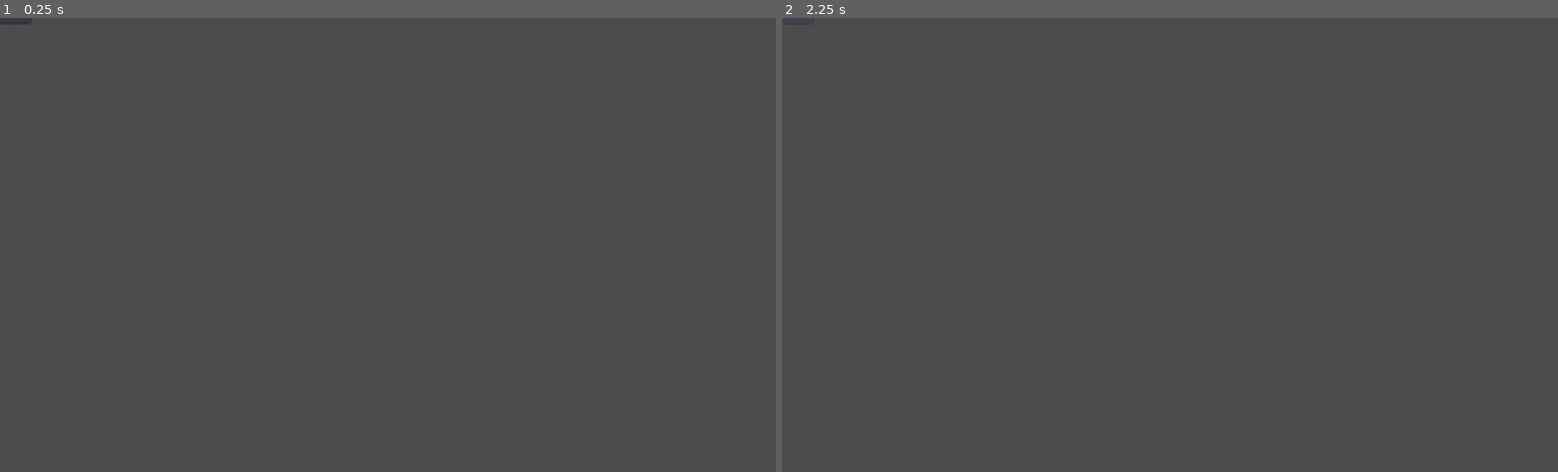
Above: before the commit, frames 1-2 (left to right).
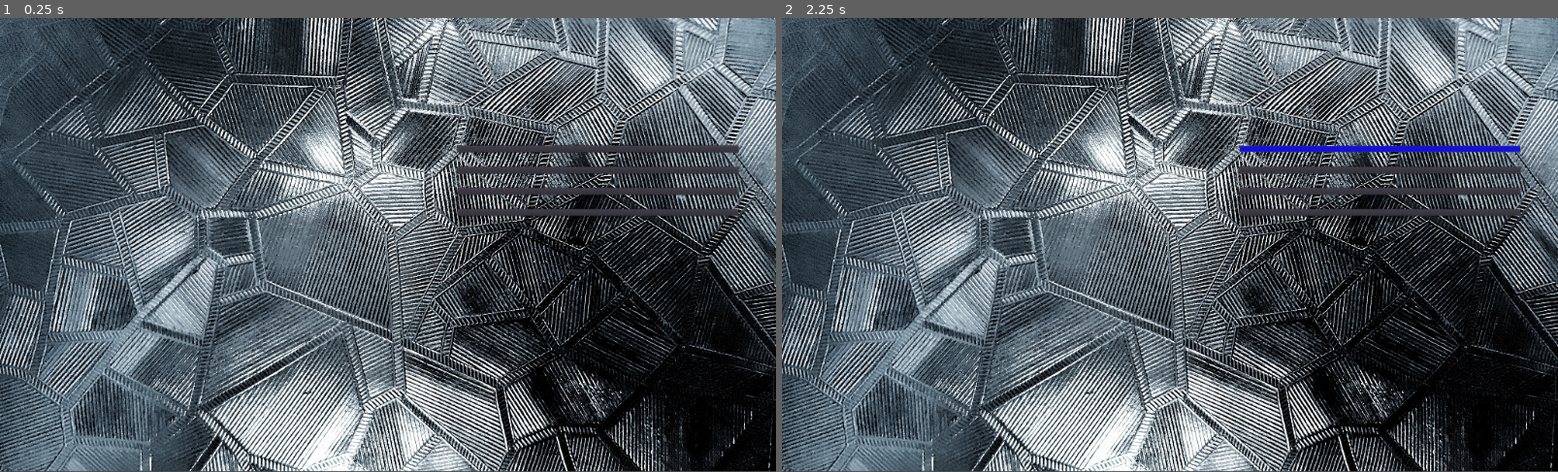
Above: after the commit, the same moments.

Repository: jlrm01-uni/PlatformerGame
Game: Godot game, scene res://main.tscn
Same seed, same stepped clock (60 frames per second), same inputs: the game is played once before the commit and once after it.
Inputs (mouse positions are in pixels of both pictures, inside the frame that each line leads up to):
- Up to frame 1 (0.25 s): no input
- Up to frame 2 (2.25 s): click (1379, 172) at 0.5 s, where only the run after the commit has a clickable "Load"; click (1379, 190) at 1.25 s, where only the run after the commit has a clickable "Settings"; click "Play" at 2 s

The runs differ from the first frame. In frame 1, 83% of the frame differs, in the area x 0-100%, y 0-100%; in frame 2, 83%.

Commit message:
Organized the menu better. Added a background.

Diff:
--- a/ingsat_100_pixels.tres
+++ b/ingsat_100_pixels.tres
@@ -3,7 +3,7 @@
 [ext_resource path="res://ingsat_dynamic_data.tres" type="DynamicFontData" id=1]
 
 [resource]
-size = 100
+size = 50
 outline_size = 2
 outline_color = Color( 0.905882, 0.188235, 0.188235, 1 )
 use_mipmaps = true
--- a/main.tscn
+++ b/main.tscn
@@ -1,6 +1,10 @@
-[gd_scene load_steps=2 format=2]
+[gd_scene load_steps=4 format=2]
 
 [ext_resource path="res://ingsat_100_pixels.tres" type="DynamicFont" id=1]
+[ext_resource path="res://artur-voznenko-CoE80lvP410-unsplash.jpg" type="Texture" id=2]
+
+[sub_resource type="StyleBoxFlat" id=1]
+bg_color = Color( 0.0901961, 0.0627451, 0.839216, 1 )
 
 [node name="main" type="Control"]
 anchor_right = 1.0
@@ -8,12 +12,52 @@
 margin_top = -1.0
 margin_bottom = -1.0
 
-[node name="VBoxContainer" type="VBoxContainer" parent="."]
-margin_right = 40.0
-margin_bottom = 40.0
+[node name="Background" type="TextureRect" parent="."]
+anchor_right = 1.0
+anchor_bottom = 1.0
+texture = ExtResource( 2 )
+expand = true
+stretch_mode = 7
 
-[node name="Button" type="Button" parent="VBoxContainer"]
-margin_right = 369.0
-margin_bottom = 152.0
+[node name="MarginContainer" type="MarginContainer" parent="."]
+anchor_left = 1.0
+anchor_top = 1.0
+anchor_right = 1.0
+anchor_bottom = 1.0
+margin_left = -420.0
+margin_top = -430.0
+custom_constants/margin_right = 50
+custom_constants/margin_bottom = 50
+
+[node name="VBoxContainer" type="VBoxContainer" parent="MarginContainer"]
+margin_right = 370.0
+margin_bottom = 380.0
+custom_constants/separation = 20
+
+[node name="PlayButton" type="Button" parent="MarginContainer/VBoxContainer"]
+margin_right = 370.0
+margin_bottom = 80.0
 custom_fonts/font = ExtResource( 1 )
+custom_styles/hover = SubResource( 1 )
 text = "Play"
+
+[node name="LoadButton" type="Button" parent="MarginContainer/VBoxContainer"]
+margin_top = 100.0
+margin_right = 370.0
+margin_bottom = 180.0
+custom_fonts/font = ExtResource( 1 )
+text = "Load"
+
+[node name="SettingsButton" type="Button" parent="MarginContainer/VBoxContainer"]
+margin_top = 200.0
+margin_right = 370.0
+margin_bottom = 280.0
+custom_fonts/font = ExtResource( 1 )
+text = "Settings"
+
+[node name="QuitButton" type="Button" parent="MarginContainer/VBoxContainer"]
+margin_top = 300.0
+margin_right = 370.0
+margin_bottom = 380.0
+custom_fonts/font = ExtResource( 1 )
+text = "Quit"
Binary file added: artur-voznenko-CoE80lvP410-unsplash.jpg
